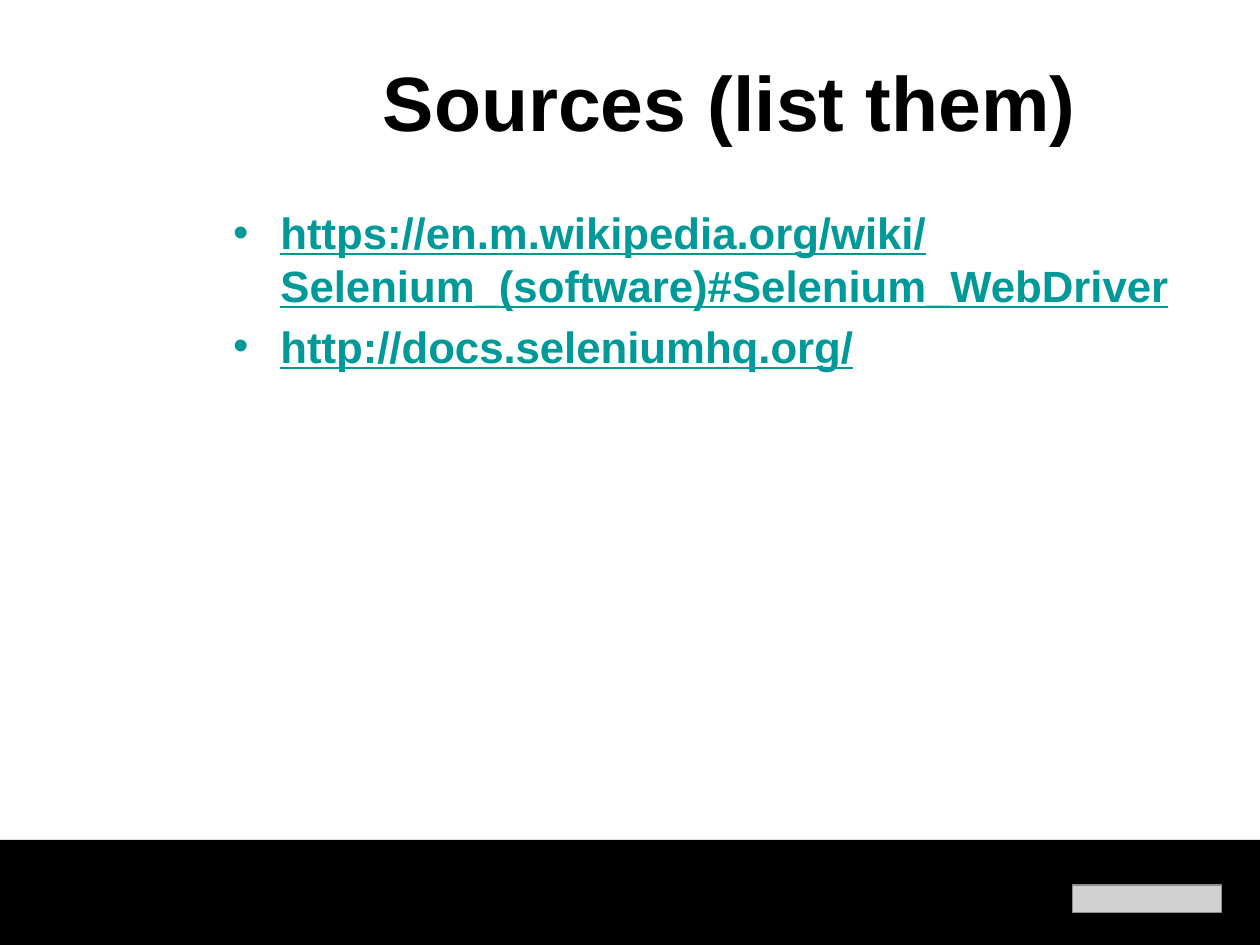
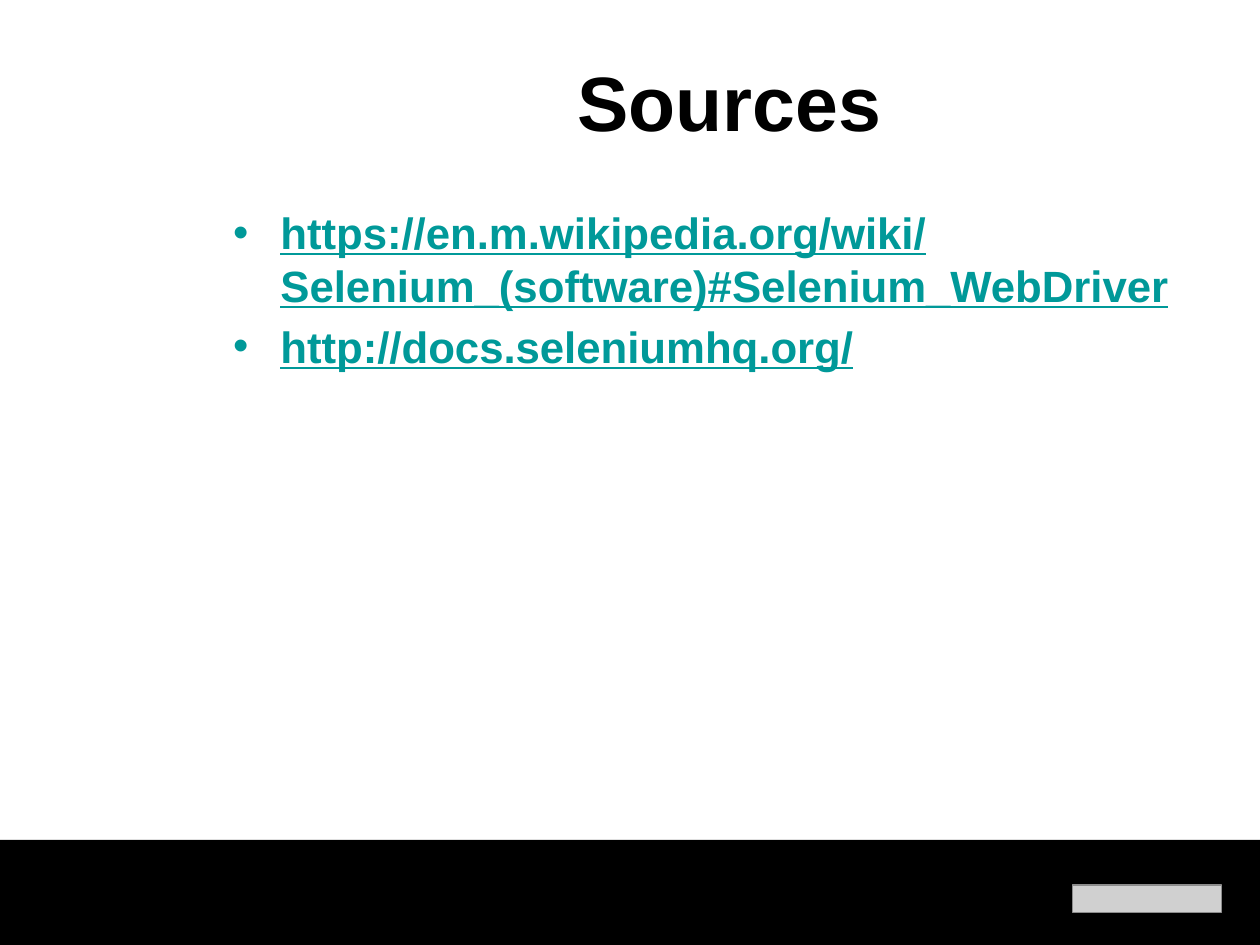
Before and after one commit to wesreisz/cis411-lightningTalks, a slide deck: slide 20 of Jerimy Tate - Selenium LightningTalk.pptx. Drawn at 1260x945 pixels with LibreOffice and Linux fonts; fonts in the diff are those of the drawing; grey boxes stand for pictures; background and template pictures are left out. Boxes give left, top, right and bottom in pixels: in the first picture for what was removed or moved away, otherwise in the second. Text is boxed around its words. In the diff, an @@ line names an element or a change of style, - is before the commit and + after.

```diff
--- a/Jerimy Tate - Selenium LightningTalk.pptx
+++ b/Jerimy Tate - Selenium LightningTalk.pptx
@@ title at [578, 77, 882, 132]: text changed @@
-Sources (list them)
+Sources
```
Also in this commit, not shown: 1 other slide changed.
